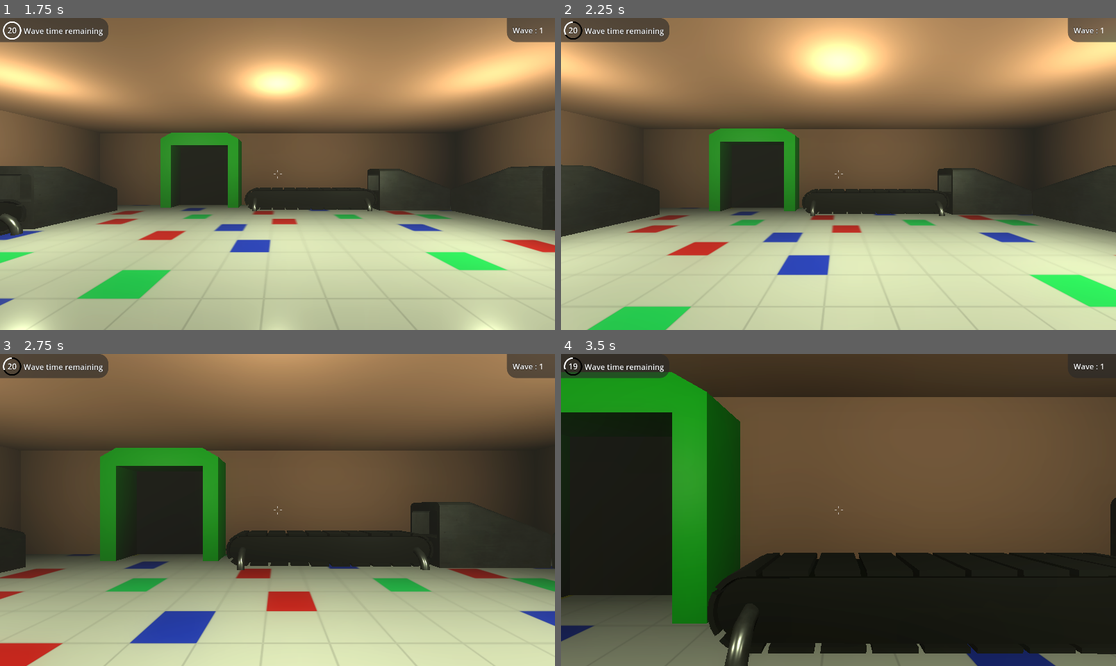
Above: before the commit, frames 1-4 (two rows, left to right).
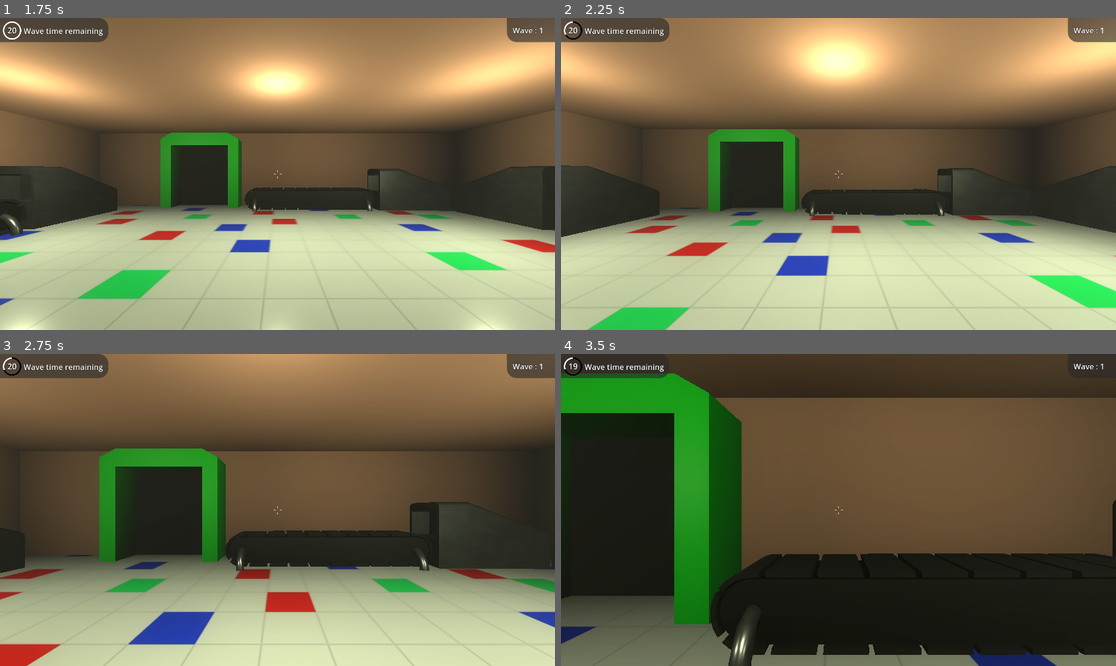
Above: after the commit, the same moments.

Repository: MonoLogicCodes/packing-hours
Game: Godot game, scene res://Scenes/Screens/main_screen.tscn
The game is run twice, just before and just after one commit, with the same random seed, the same clock (stepped at 60 frames per second) and the same inputs.
Inputs (mouse positions are in pixels of both pictures, inside the frame that each line leads up to):
- Up to frame 1 (1.75 s): tap Enter at 0.5 s; move the mouse to (399, 158) at 0.52 s; hold D (right) 0.53-1.25 s; right-click (399, 158) at 0.6 s; click "LOAD GAME" at 1.25 s
- Up to frame 2 (2.25 s): move the mouse to (810, 174) at 2.02 s; hold W (forward) from 2.03 s (still down); right-click (810, 174) at 2.1 s
- Up to frame 3 (2.75 s): keep holding W (forward)
- Up to frame 4 (3.5 s): keep holding W (forward); move the mouse to (849, 503) at 2.77 s; right-click (849, 503) at 2.85 s

Frame 1 is identical in both runs. In frame 2, 1.2% of the frame differs, in the area x 0-100%, y 35-100%; in frame 3, 1.5%; in frame 4, 2.3%, in the area x 0-100%, y 5-100%.

Commit message:
Added 2 Anomalies
1. Added the entity watcher
2. Added mimic toy

Diff:
--- a/Scenes/Box/box.tscn
+++ b/Scenes/Box/box.tscn
@@ -309,19 +309,19 @@
 
 [node name="icon1" type="Sprite3D" parent="box"]
 transform = Transform3D(-3.4969112e-08, 0, -0.8, 0, 0.8, 0, 0.8, 0, -3.4969112e-08, -0.455, -0.033176064, -1.9888683e-08)
-modulate = Color(0.61745477, 0.61745477, 0.6174547, 1)
+shaded = true
 
 [node name="icon2" type="Sprite3D" parent="box"]
 transform = Transform3D(1.5576575e-07, 0, 0.8, 0, 0.8, 0, -0.8, 0, 1.5576575e-07, 0.455, -0.033176064, 1.9888683e-08)
-modulate = Color(0.61745477, 0.61745477, 0.6174547, 1)
+shaded = true
 
 [node name="icon3" type="Sprite3D" parent="box"]
 transform = Transform3D(0.8, 0, 0, 0, 0.8, 0, 0, 0, 0.8, -1.9888683e-08, -0.033176064, 0.455)
-modulate = Color(0.61745477, 0.61745477, 0.6174547, 1)
+shaded = true
 
 [node name="icon4" type="Sprite3D" parent="box"]
 transform = Transform3D(-0.8, 0, 6.9938224e-08, 0, 0.8, 0, -6.9938224e-08, 0, -0.8, 1.9888683e-08, -0.033176064, -0.455)
-modulate = Color(0.61745477, 0.61745477, 0.6174547, 1)
+shaded = true
 
 [node name="CollisionShape3D" type="CollisionShape3D" parent="."]
 transform = Transform3D(1, 0, 0, 0, 1, 0, 0, 0, 1, 0, 0.5, 0)
--- /dev/null
+++ b/Scenes/Entities/watcher.tscn
@@ -0,0 +1,18 @@
+[gd_scene load_steps=2 format=3 uid="uid://y7ii65x7l21l"]
+
+[ext_resource type="Texture2D" uid="uid://bkj8jfgi0ovdu" path="res://Assets/watcher/watcher.png" id="1_aglwc"]
+
+[node name="Watcher" type="Node3D"]
+
+[node name="Sprite3D" type="Sprite3D" parent="."]
+transform = Transform3D(0.6, 0, 0, 0, 0.6, 0, 0, 0, 0.6, 0, 1.504, 0)
+billboard = 2
+texture = ExtResource("1_aglwc")
+
+[node name="VisibleOnScreenEnabler3D" type="VisibleOnScreenEnabler3D" parent="."]
+transform = Transform3D(1, 0, 0, 0, 1, 0, 0, 0, 1, 0, 1.6692655, 0)
+aabb = AABB(-0.1862299, -1.5924387, -0.42703885, 0.3724598, 3.310854, 0.9243902)
+
+[node name="OmniLight3D" type="OmniLight3D" parent="."]
+transform = Transform3D(1, 0, 0, 0, 1, 0, 0, 0, 1, 0, 2.881, 0)
+light_color = Color(1, 0, 0, 1)
--- a/Scenes/World/world.tscn
+++ b/Scenes/World/world.tscn
@@ -303,5 +303,8 @@
 transform = Transform3D(1, 0, 0, 0, 1, 0, 0, 0, 1, 10.281214, 0, -1.7142198)
 shape = SubResource("BoxShape3D_vadfg")
 
+[node name="watcher_pos" type="Marker3D" parent="."]
+transform = Transform3D(1, 0, 0, 0, 1, 0, 0, 0, 1, -9.541, 0, -3.265)
+
 [connection signal="body_entered" from="pickup_zone" to="." method="_on_pickup_zone_body_entered"]
 [connection signal="body_exited" from="pickup_zone" to="." method="_on_pickup_zone_body_exited"]
--- a/Scripts/Box.gd
+++ b/Scripts/Box.gd
@@ -6,6 +6,7 @@
 @onready var anim_player:AnimationPlayer = $AnimationPlayer
 @onready var box_model:Node3D = $box
 
+var is_trash_box:bool = false#set by world while spawning t_box
 var gift_box
 var cb_pos:Vector3#for finally moving gift box to there
 var model:String
@@ -16,6 +17,11 @@
 func deposit_toy(object:Object):
 	if packed:return object
 
+	#FOR CORRUPTED TOYS ONLY
+	if anomaly==Global.anomaly_types.CORRUPTED_TOY and not is_trash_box:
+		Global.world.spawn_trash_box([model,anomaly])#only 1 can spawn(logic at world)
+		return object
+
 	#for ADAMANT BOXES ONLY
 	if(no_of_clicks_to_place>1):
 		if(no_of_clicks_to_place==2):
@@ -25,8 +31,14 @@
 		no_of_clicks_to_place-=1
 		return object
 
+	#FOR WATCHER
+	if(anomaly == Global.anomaly_types.WATCHER):
+		if Global.world.is_watcher_visible():
+			Global.player.emit_signal("game_over")
+
 	if(object.get_model()==model):
 		emit_signal("toy_placed",anomaly)
+		object.visible=true
 		object.placed_in_box=true
 		object.reparent(toy_location_marker)#so that we can toggle visibility
 		object.global_position = toy_location_marker.global_position
--- a/Scripts/Global.gd
+++ b/Scripts/Global.gd
@@ -45,5 +45,5 @@
 
 enum anomaly_types {
 	NONE,FAST_SPEED,SLOW_SPEED,INVERT_GRAVITY,FOG,LIGHTS_OFF,HEAVY_TOY,HYPEROPIA,ADAMANT_BOX\
-	,CLUMSY_TOY,RED_LIGHT
+	,CLUMSY_TOY,RED_LIGHT,CORRUPTED_TOY,MIMIC,WATCHER
 }
--- a/Scripts/Managers/anomaly_manager.gd
+++ b/Scripts/Managers/anomaly_manager.gd
@@ -25,6 +25,13 @@
 			pass
 		Global.anomaly_types.RED_LIGHT:
 			Global.world.start_red_light()
+		Global.anomaly_types.CORRUPTED_TOY:#Logic at box.gd
+			pass
+		Global.anomaly_types.MIMIC:
+			Global.player.start_mimic_toy()
+		Global.anomaly_types.WATCHER:
+			Global.world.lights_off()
+			Global.world.spawn_watcher()
 
 func clear_anomaly_effect(anom:Global.anomaly_types):#used in world.gd
 	match anom:
@@ -49,6 +56,13 @@
 			pass
 		Global.anomaly_types.RED_LIGHT:
 			Global.world.stop_red_light()
+		Global.anomaly_types.CORRUPTED_TOY:
+			Global.world.remove_trash_box()
+		Global.anomaly_types.MIMIC:
+			Global.player.stop_mimic_toy()
+		Global.anomaly_types.WATCHER:
+			Global.world.lights_on()
+			Global.world.despawn_watcher()
 
 func clear_all_anomalies():#No use yet maybe in the future(boss level?)
 	Global.player.reset_speed()
--- a/Scripts/Managers/game_manager.gd
+++ b/Scripts/Managers/game_manager.gd
@@ -9,7 +9,7 @@
 @onready var inter_wave_timer = $inter_wave_timer
 
 const WAVES:Dictionary = {#[no_of_toys,duration,anomaly_types]
-	1:[3,20,[]],#no of toys MUST BE <= 8
+	1:[2,20,[Global.anomaly_types.WATCHER,Global.anomaly_types.WATCHER]],#no of toys MUST BE <= 8
 	2:[6,60,[Global.anomaly_types.FAST_SPEED]],
 	3:[2,15,[]],
 }
--- a/Scripts/Toys.gd
+++ b/Scripts/Toys.gd
@@ -20,6 +20,9 @@
 		if times_to_fall_n_pick>1:
 			times_to_fall_n_pick-=1
 			try_dropping()
+	#Only for MIMIC
+	if anomaly==Global.anomaly_types.MIMIC:
+		visible = false
 
 	active = false
 	return self
--- a/Scripts/player.gd
+++ b/Scripts/player.gd
@@ -1,15 +1,20 @@
 extends CharacterBody3D
 
 signal pause
-signal game_over
+signal game_over#also emited from box
 
 @onready var ray_cast = $Head/Camera3D/RayCast3D
 @onready var camera = $Head/Camera3D
 @onready var hand = $Head/Camera3D/Hand
+@onready var head = $Head
 
 const SENSITIVITY: float = 0.004
 const WALK_SPEED: float = 5.0
 const GRAVITY:float = -16#-ve imp here
+const BOB_FREQ = 5.0
+const BOB_AMP = 0.01
+
+var bob_time := 0.0
 #ANOMALY DATAS
 const FAST_SPEED:float = 15
 const SLOW_SPEED:float = 2
@@ -25,6 +30,9 @@
 var red_light_active:bool = false#used in world
 var can_move:bool = true
 var picked_toy:Object = null
+
+var is_mimic_toy:bool = false
+var mimic_toy:Area3D
 
 func _ready() -> void:
 	speed=WALK_SPEED
@@ -54,11 +62,17 @@
 	var move_dir  = (transform.basis * Vector3(input_dir.x, 0, input_dir.y)).normalized()
 
 	if move_dir:
+		bob_time += delta * speed
+		var y = sin(bob_time * BOB_FREQ) * BOB_AMP
+		var x = cos(bob_time * BOB_FREQ * 0.5) * BOB_AMP
+		head.position += Vector3(x, y, 0)
+
 		if red_light_active and not can_move:emit_signal("game_over")
 		if camera.fov!=curr_fov and not cam_fall:camera.fov=move_toward(camera.fov,curr_fov,speed)
 		velocity.x = move_dir.x * speed
 		velocity.z = move_dir.z * speed
 	else:
+
 		if curr_fov!=NORMAL_FOV and not cam_fall:camera.fov = move_toward(camera.fov,NORMAL_FOV,speed)
 		velocity.x = move_toward(velocity.x, 0, speed)
 		velocity.z = move_toward(velocity.z, 0, speed)
@@ -70,7 +84,6 @@
 		if camera.position.y < MAX_CAM_FALL:
 			cam_fall=false
 			emit_signal("game_over")
-
 
 
 func check_raycast_collider(event: String) -> void:
@@ -121,3 +134,16 @@
 func reset_camera_y():
 	cam_fall=false
 	camera.position.y=0
+
+func start_mimic_toy():
+	is_mimic_toy=true
+	while true:
+		mimic_toy = Global.toy_models.values().pick_random().instantiate()
+		hand.add_child(mimic_toy)
+		await get_tree().create_timer(0.4).timeout
+		if mimic_toy:mimic_toy.queue_free()
+		if !is_mimic_toy:break
+
+func stop_mimic_toy():
+	is_mimic_toy=false
+	if mimic_toy:mimic_toy.queue_free()
--- a/Scripts/world.gd
+++ b/Scripts/world.gd
@@ -5,10 +5,14 @@
 @export var lights_anim_player:AnimationPlayer
 
 const BOX_SCENE:PackedScene = preload("res://Scenes/Box/box.tscn")
+const WATCHER_SCENE:PackedScene = preload("res://Scenes/Entities/watcher.tscn")
+
 var toy_script = preload("res://Scripts/Toys.gd")
 
 @onready var toy_init_spawn_pos = $Toy_locations.global_position
-@onready var box_init_spawn_pos = $Boxes_locations.global_position - Vector3(0,1,0)
+@onready var box_init_spawn_pos = $Boxes_locations.global_position
+@onready var trash_box_pos = $Random_locations/rloc6.global_position
+@onready var watcher_pos = $watcher_pos.global_position
 @onready var toy_spawn_locations = $Toy_locations.get_children()
 @onready var box_spawn_locations = $Boxes_locations.get_children()
 @onready var random_locations = $Random_locations.get_children()
@@ -19,7 +23,8 @@
 var player_in_pickup_zone:bool = false
 var player_hyperopia:bool = false#Set in anomaly manager
 var teleported_box_init_pos:Vector3=Vector3.ZERO#used only for adamant boxes
-
+var t_box#used later to delete t_box once placed
+var watcher:Node3D
 #Called from toys.gd too
 var next_toy_spawn_location
 
@@ -75,12 +80,16 @@
 		boxes.add_child(box)
 		box.set_data(shuff_toys_data[i])
 		box.set_conv_belt_pos(box_spawn_locations[i].get_child(0).global_position)
-
+		box.scale = Vector3(0.01,0.01,0.01)
 		box.global_position = box_init_spawn_pos
+
 		var tween = get_tree().create_tween()
 		tween.tween_property(box,"global_position", box_spawn_locations[i].get_child(0).global_position,1)\
 		 .set_trans(Tween.TRANS_SINE)\
 		 .set_ease(Tween.EASE_IN_OUT)
+		tween.parallel().tween_property(box,"scale",Vector3(1,1,1),1)\
+		 .set_trans(Tween.TRANS_SINE)\
+		 .set_ease(Tween.EASE_IN_OUT)
 		tween.tween_property(box,"global_position", box_spawn_locations[i].global_position,0.2)\
 		 .set_trans(Tween.TRANS_BACK)
 
@@ -91,6 +100,9 @@
 	 .set_trans(Tween.TRANS_SINE)\
 	 .set_ease(Tween.EASE_IN_OUT)
 	tween.tween_property(box,"global_position", box_init_spawn_pos ,0.8)\
+	 .set_trans(Tween.TRANS_SINE)\
+	 .set_ease(Tween.EASE_IN_OUT)
+	tween.parallel().tween_property(box,"scale",Vector3(0.01,0.01,0.01),0.8)\
 	 .set_trans(Tween.TRANS_SINE)\
 	 .set_ease(Tween.EASE_IN_OUT)
 	await tween.finished
@@ -103,6 +115,20 @@
 		box.queue_free()
 
 #anomalies
+func spawn_trash_box(data):
+	if t_box!=null:return#only 1 t_box possible
+	t_box = BOX_SCENE.instantiate()
+	t_box.toy_placed.connect(Global.anomaly_manager.clear_anomaly_effect)
+	add_child(t_box)
+	t_box.global_position = trash_box_pos
+	t_box.set_data(data)
+	t_box.is_trash_box=true
+
+func remove_trash_box():
+	print("yea")
+	t_box.queue_free()
+	t_box = null
+
 func set_fog():
 	var tween = get_tree().create_tween()
 	tween.tween_property(environment.environment,"fog_density",0.6,1)\
@@ -175,3 +201,17 @@
 	Global.player.can_move=true
 	lights_on()
 	lights_anim_player.play("RESET")
+
+func spawn_watcher():
+	if watcher:return#only 1 watcher
+	watcher = WATCHER_SCENE.instantiate()
+	watcher.global_position = watcher_pos
+	add_child(watcher)
+
+func despawn_watcher():
+	if not watcher:return
+	watcher.queue_free()
+
+func is_watcher_visible():
+	var vis_box:VisibleOnScreenEnabler3D = watcher.get_node("VisibleOnScreenEnabler3D")
+	return vis_box.is_on_screen()
Binary file added: Assets/watcher/watcher.png
Not shown, added: Assets/watcher/watcher.png.import
